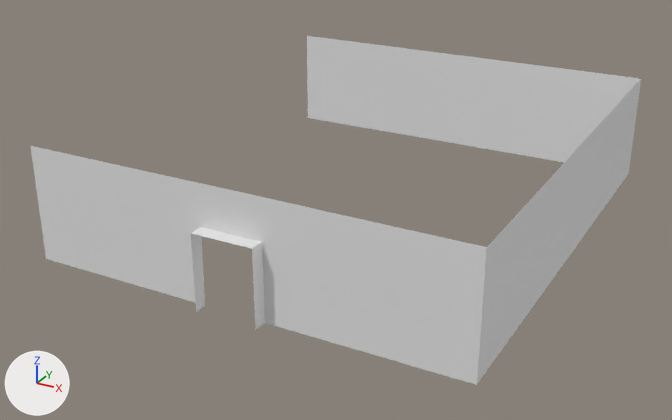
A saved change to the FBX model Assets/Stag_1_map/별관/별관 내부/침실/3D/침실벽.fbx.
Rendered twice from a camera (50 mm lens) standing at (17.0, -9.1, 13.3) and looking at (2.9, 16.6, 0.4). Arrows for +X, +Y and +Z are at lower left; the lights stay in place. The first picture is the older version. Where no turn or scale is listed for an object, it has been applied to the vertices.

In view in the first picture: '내부 바닥'.
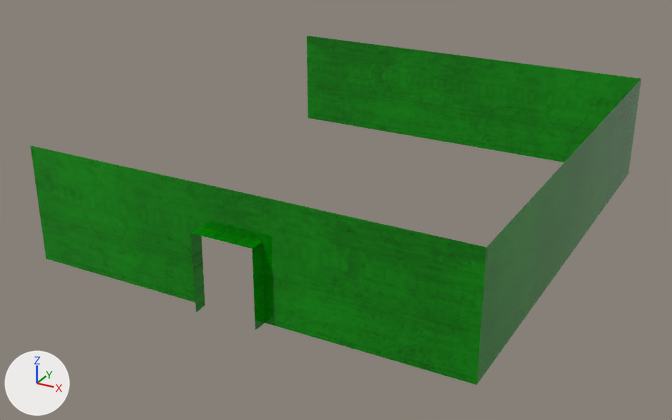
Where the change shows, as pixel boxes (x1, y1, x2, y2) in the pictures (672 x 420 px):
'내부 바닥', recoloured (white to green): (30, 36, 641, 385) in both

What the commit changed:
Picture 'low_DefaultMaterial_MaskMap.png' (img_low_defaultmaterial_maskmap_png) is new.
Material 'Material #11' (mat_material__11) is new.
Its texture is img_low_defaultmaterial_maskmap_png.
Its roughness is 0.0.
me_mesh has 49 vertices, 30 faces and spans x -10.6..3.8, y -0.5..16.3, z -6.1..-2.3.
me_mesh gains material mat_material__11 (picture img_low_defaultmaterial_maskmap_png).
